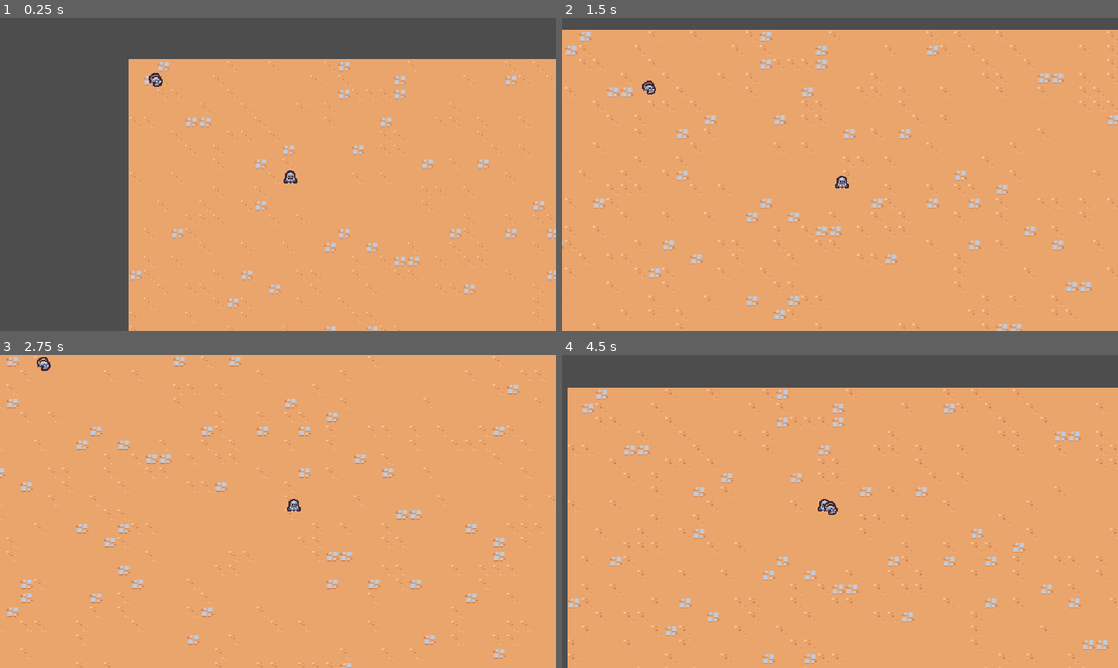
Above: before the commit, frames 1-4 (two rows, left to right).
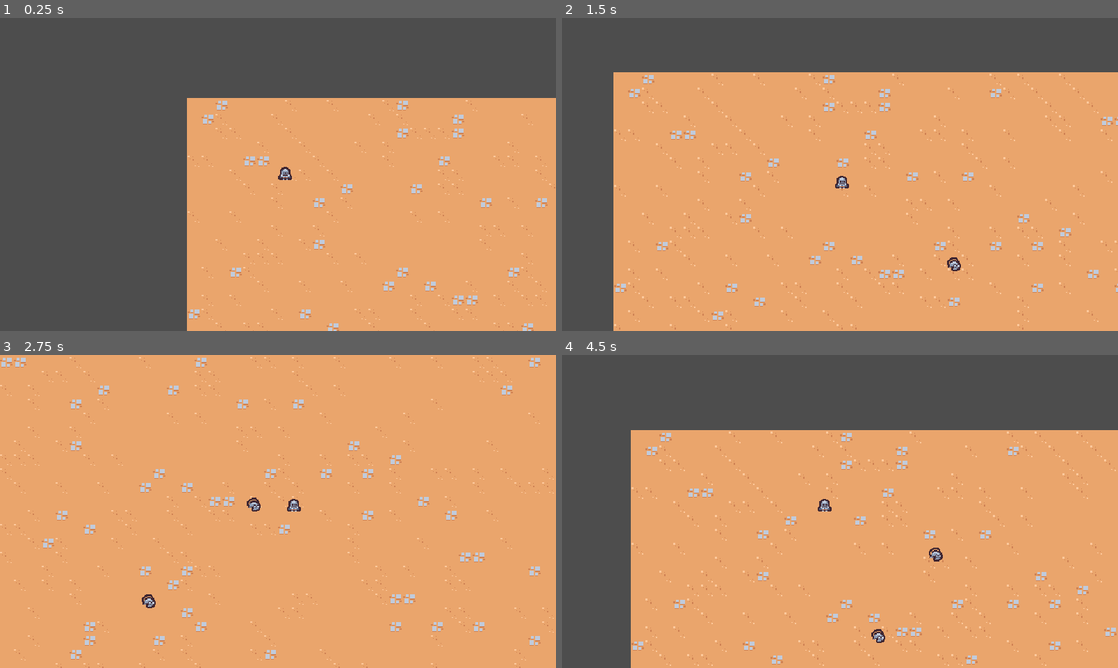
Above: after the commit, the same moments.

Repository: woliveira82/godot-survivor-game-course
Game: Godot game, scene res://scenes/main/main.tscn
Same seed, same stepped clock (60 frames per second), same inputs: the game is played once before the commit and once after it.
Inputs:
- Up to frame 1 (0.25 s): no input
- Up to frame 2 (1.5 s): hold D (move_right) 0.53-1.28 s; hold S (move_down) from 1.28 s (still down)
- Up to frame 3 (2.75 s): release S (move_down) at 2.03 s; hold D (move_right) from 2.03 s (still down)
- Up to frame 4 (4.5 s): release D (move_right) at 2.78 s; hold W (move_up) 2.78-3.53 s; hold A (move_left) from 3.53 s (still down)

The runs differ from the first frame. In frame 1, 20% of the frame differs, in the area x 23-100%, y 13-100%; in frame 2, 26%; in frame 3, 5.4%; in frame 4, 26%, in the area x 1-100%, y 10-100%.

Commit message:
feat: basic sword ability

Diff:
--- a/project.godot
+++ b/project.godot
@@ -49,3 +49,7 @@
 , Object(InputEventKey,"resource_local_to_scene":false,"resource_name":"","device":-1,"window_id":0,"alt_pressed":false,"shift_pressed":false,"ctrl_pressed":false,"meta_pressed":false,"pressed":false,"keycode":0,"physical_keycode":4194321,"key_label":0,"unicode":0,"echo":false,"script":null)
 ]
 }
+
+[rendering]
+
+textures/canvas_textures/default_texture_filter=0
--- /dev/null
+++ b/scenes/ability/sword_ability/sword_ability.tscn
@@ -0,0 +1,91 @@
+[gd_scene load_steps=5 format=3 uid="uid://wqmxit4rxmo6"]
+
+[ext_resource type="Texture2D" uid="uid://ddu1dw2s5546p" path="res://scenes/ability/sword_ability/sword.png" id="1_lvs7b"]
+
+[sub_resource type="Animation" id="Animation_ubhyv"]
+length = 0.001
+tracks/0/type = "value"
+tracks/0/imported = false
+tracks/0/enabled = true
+tracks/0/path = NodePath("Sprite2D:rotation")
+tracks/0/interp = 1
+tracks/0/loop_wrap = true
+tracks/0/keys = {
+"times": PackedFloat32Array(0),
+"transitions": PackedFloat32Array(1),
+"update": 0,
+"values": [0.0]
+}
+tracks/1/type = "value"
+tracks/1/imported = false
+tracks/1/enabled = true
+tracks/1/path = NodePath("Sprite2D:scale")
+tracks/1/interp = 1
+tracks/1/loop_wrap = true
+tracks/1/keys = {
+"times": PackedFloat32Array(0),
+"transitions": PackedFloat32Array(1),
+"update": 0,
+"values": [Vector2(1, 1)]
+}
+
+[sub_resource type="Animation" id="Animation_htxr0"]
+resource_name = "swing"
+length = 0.75
+step = 0.05
+tracks/0/type = "value"
+tracks/0/imported = false
+tracks/0/enabled = true
+tracks/0/path = NodePath("Sprite2D:rotation")
+tracks/0/interp = 2
+tracks/0/loop_wrap = true
+tracks/0/keys = {
+"times": PackedFloat32Array(0, 0.2, 0.4, 0.75),
+"transitions": PackedFloat32Array(1, 1, 1.68, 1),
+"update": 0,
+"values": [0.0, -0.174533, 3.14159, 0.0]
+}
+tracks/1/type = "value"
+tracks/1/imported = false
+tracks/1/enabled = true
+tracks/1/path = NodePath("Sprite2D:scale")
+tracks/1/interp = 1
+tracks/1/loop_wrap = true
+tracks/1/keys = {
+"times": PackedFloat32Array(0, 0.1, 0.2, 0.35, 0.5, 0.75),
+"transitions": PackedFloat32Array(1, 1, 1, 1, 5.65685, 1),
+"update": 0,
+"values": [Vector2(1, 1), Vector2(1.25, 1.25), Vector2(1, 1), Vector2(2, 2), Vector2(1, 1), Vector2(0, 0)]
+}
+tracks/2/type = "method"
+tracks/2/imported = false
+tracks/2/enabled = true
+tracks/2/path = NodePath(".")
+tracks/2/interp = 1
+tracks/2/loop_wrap = true
+tracks/2/keys = {
+"times": PackedFloat32Array(0.75),
+"transitions": PackedFloat32Array(1),
+"values": [{
+"args": [],
+"method": &"queue_free"
+}]
+}
+
+[sub_resource type="AnimationLibrary" id="AnimationLibrary_3slb6"]
+_data = {
+"RESET": SubResource("Animation_ubhyv"),
+"swing": SubResource("Animation_htxr0")
+}
+
+[node name="SwordAbility" type="Node2D"]
+
+[node name="AnimationPlayer" type="AnimationPlayer" parent="."]
+libraries = {
+"": SubResource("AnimationLibrary_3slb6")
+}
+autoplay = "swing"
+
+[node name="Sprite2D" type="Sprite2D" parent="."]
+texture = ExtResource("1_lvs7b")
+offset = Vector2(0, -4)
--- /dev/null
+++ b/scenes/ability/sword_ability_controller/sword_ability_controller.gd
@@ -0,0 +1,32 @@
+extends Node
+
+const MAX_RANGE = 150
+@export var sword_ability: PackedScene
+
+
+func _ready():
+	$Timer.timeout.connect(on_timer_timeout)
+
+
+func on_timer_timeout():
+	var player = get_tree().get_first_node_in_group("player") as Node2D
+	if player == null:
+		return
+
+	var enemies = get_tree().get_nodes_in_group("enemy")
+	enemies = enemies.filter(func(enemy: Node2D):
+		return enemy.global_position.distance_squared_to(player.global_position) < pow(MAX_RANGE, 2)
+	)
+
+	if enemies.size() == 0:
+		return
+
+	enemies.sort_custom(func(a: Node2D, b: Node2D):
+		var a_distance = a.global_position.distance_squared_to(player.global_position)
+		var b_distance = b.global_position.distance_squared_to(player.global_position)
+		return a_distance < b_distance
+	)
+
+	var sword_instance = sword_ability.instantiate() as Node2D
+	player.get_parent().add_child(sword_instance)
+	sword_instance.global_position = enemies[0].global_position
--- /dev/null
+++ b/scenes/ability/sword_ability_controller/sword_ability_controller.tscn
@@ -0,0 +1,12 @@
+[gd_scene load_steps=3 format=3 uid="uid://ctf4angbatc2b"]
+
+[ext_resource type="Script" path="res://scenes/ability/sword_ability_controller/sword_ability_controller.gd" id="1_q3gy3"]
+[ext_resource type="PackedScene" uid="uid://wqmxit4rxmo6" path="res://scenes/ability/sword_ability/sword_ability.tscn" id="2_hlwmo"]
+
+[node name="SwordAbilityController" type="Node"]
+script = ExtResource("1_q3gy3")
+sword_ability = ExtResource("2_hlwmo")
+
+[node name="Timer" type="Timer" parent="."]
+wait_time = 1.5
+autostart = true
--- a/scenes/enemy/basic_enemy.tscn
+++ b/scenes/enemy/basic_enemy.tscn
@@ -6,7 +6,7 @@
 [sub_resource type="CircleShape2D" id="CircleShape2D_7sqjc"]
 radius = 5.0
 
-[node name="BasicEnemy" type="CharacterBody2D"]
+[node name="BasicEnemy" type="CharacterBody2D" groups=["enemy"]]
 collision_layer = 0
 script = ExtResource("1_ansrf")
 
--- a/scenes/main/main.tscn
+++ b/scenes/main/main.tscn
@@ -13,8 +13,12 @@
 layer_0/tile_data = PackedInt32Array(0, 393217, 3, 1, 65537, 4, 2, 1, 4, 3, 1, 4, 4, 1, 4, 5, 65537, 4, 6, 1, 4, 7, 1,  …(28094 unchanged characters)…
 
 [node name="Player" parent="." instance=ExtResource("1_pnprh")]
-position = Vector2(170, 127)
+position = Vector2(97, 78)
 
 [node name="GameCamera" parent="." instance=ExtResource("3_ntl4y")]
 
 [node name="BasicEnemy" parent="." instance=ExtResource("4_7jicu")]
+position = Vector2(470, 270)
+
+[node name="BasicEnemy2" parent="." instance=ExtResource("4_7jicu")]
+position = Vector2(174, 523)
--- a/scenes/player/Player.tscn
+++ b/scenes/player/Player.tscn
@@ -1,7 +1,8 @@
-[gd_scene load_steps=4 format=3 uid="uid://bfj3uu40tlikq"]
+[gd_scene load_steps=5 format=3 uid="uid://bfj3uu40tlikq"]
 
 [ext_resource type="Script" path="res://scenes/player/player.gd" id="1_ofk8i"]
 [ext_resource type="Texture2D" uid="uid://8bwre0l2ekwb" path="res://scenes/player/Player.png" id="1_rw4o1"]
+[ext_resource type="PackedScene" uid="uid://ctf4angbatc2b" path="res://scenes/ability/sword_ability_controller/sword_ability_controller.tscn" id="2_sjjp8"]
 
 [sub_resource type="CircleShape2D" id="CircleShape2D_l5ppw"]
 radius = 5.0
@@ -9,6 +10,10 @@
 [node name="Player" type="CharacterBody2D" groups=["player"]]
 collision_layer = 0
 script = ExtResource("1_ofk8i")
+
+[node name="AbilityManager" type="Node" parent="."]
+
+[node name="SwordAbilityController" parent="AbilityManager" instance=ExtResource("2_sjjp8")]
 
 [node name="Sprite2D" type="Sprite2D" parent="."]
 texture_filter = 1
Binary file added: scenes/ability/sword_ability/sword.png
